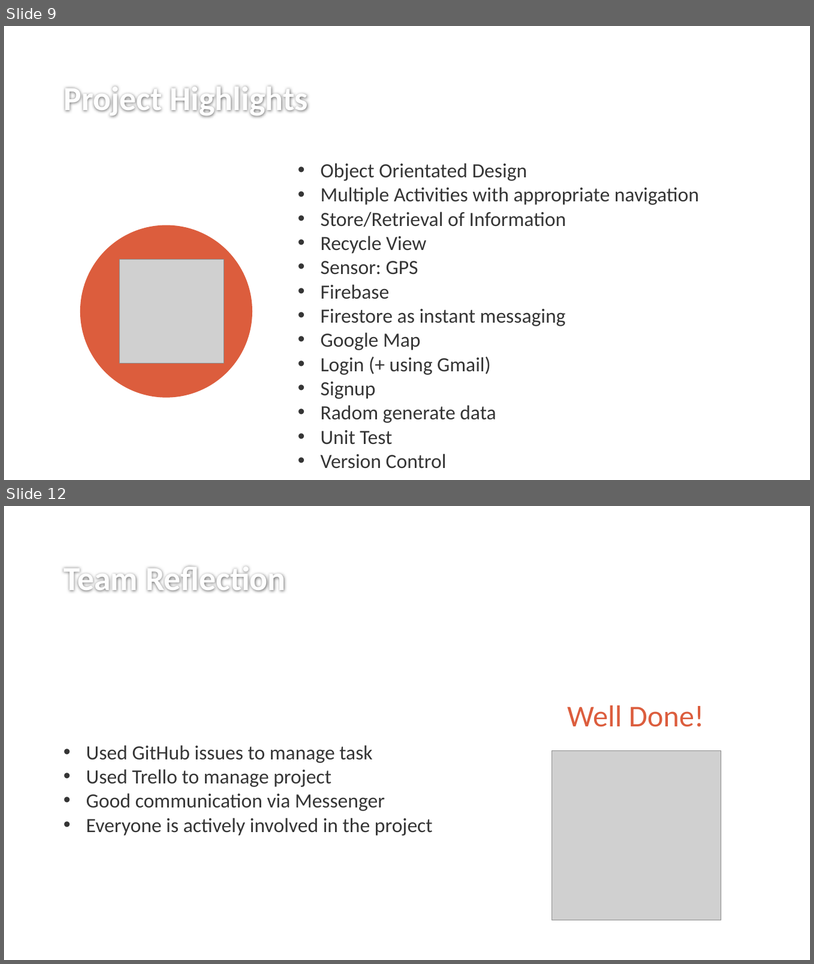
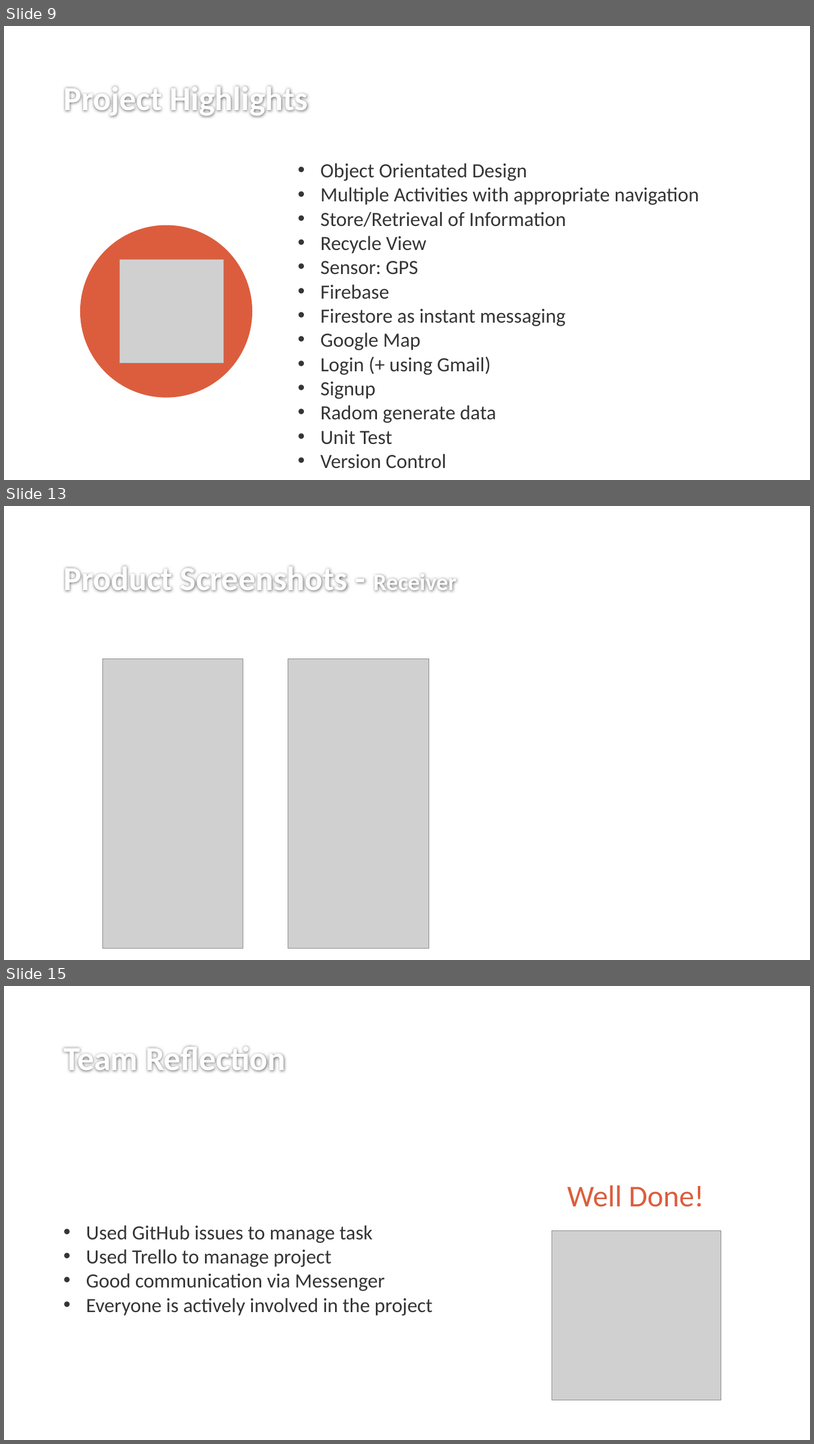
Before and after one commit to lakshaysethi/Assignment_3_Mobile_Dev, a slide deck: Documentation/Presentation.pptx. Shown one above the other, each under a label of ours: slides 9 and 12 before the commit, slides 9, 13 and 15 after it; the slides between them are not shown. The pictures are 814x964 and 814x1444 pixels, drawn with LibreOffice and Linux fonts; fonts in the diff are those of the drawing; grey boxes stand for pictures; background and template pictures are left out. Boxes give left, top, right and bottom in pixels: in the first picture for what was removed or moved away, otherwise in the second. Text is boxed around its words. In the diff, an @@ line names an element or a change of style, - is before the commit and + after.

```diff
--- a/Documentation/Presentation.pptx
+++ b/Documentation/Presentation.pptx
@@ slide 13 added at (4, 506, 810, 960), background #FFFFFF @@
@@ title added at (63, 566, 457, 592), 40 pt, text #FEFEFE, bold @@
+Product Screenshots - Receiver
@@ picture added at (102, 658, 243, 948) @@
@@ picture added at (288, 658, 429, 948) @@
@@ what was slide 12 is now slide 15 @@
```
Also in this commit, not shown: 2 slides changed, 2 other slides added, 1 other file.
